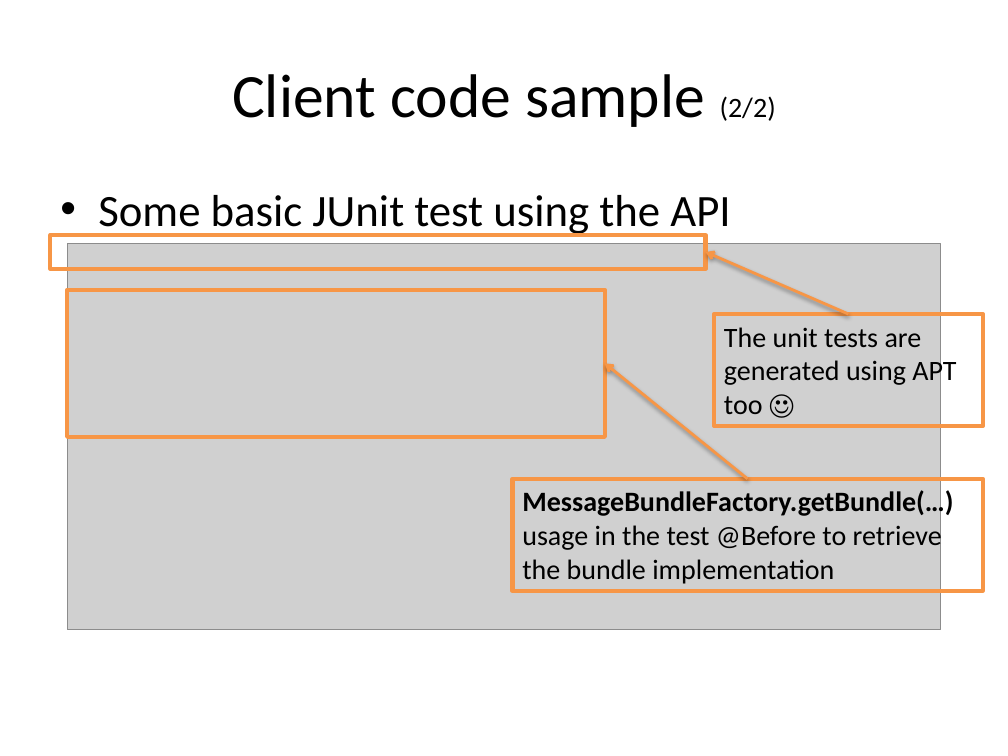
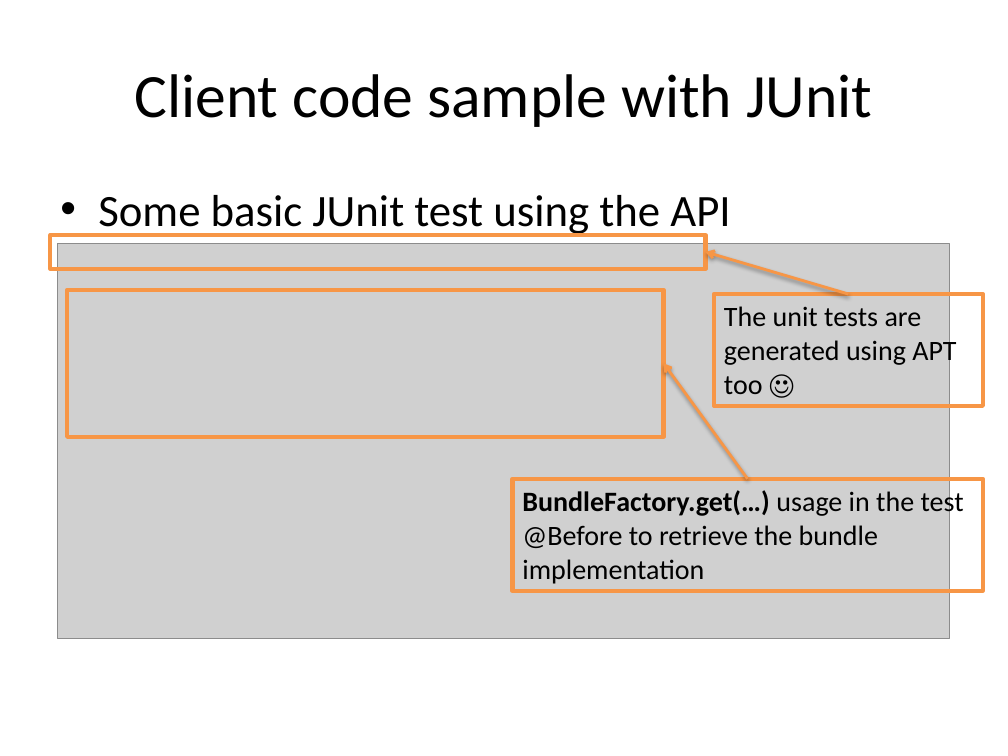
Before and after one commit to dbaeli/ez18n, a slide deck: slide 10 of ez18n-slides/javaone-2012/ez18n_javaone2012_tech.pptx. Drawn at 1008x756 pixels with LibreOffice and Linux fonts; fonts in the diff are those of the drawing; grey boxes stand for pictures; background and template pictures are left out. Boxes give left, top, right and bottom in pixels: in the first picture for what was removed or moved away, otherwise in the second. Text is boxed around its words. In the diff, an @@ line names an element or a change of style, - is before the commit and + after.

```diff
--- a/ez18n-slides/javaone-2012/ez18n_javaone2012_tech.pptx
+++ b/ez18n-slides/javaone-2012/ez18n_javaone2012_tech.pptx
@@ title at [134, 74, 872, 127]: text changed @@
-Client code sample (2/2)
+Client code sample with JUnit
@@ picture: place and size @@
-picture at [68, 244, 941, 630]
+picture at [57, 244, 950, 639]
@@ arrow moved from (849, 314) - (706, 252) to (849, 294) - (706, 252) @@
@@ rectangle: place and size @@
-rectangle at [68, 290, 605, 437]
+rectangle at [68, 290, 664, 437]
@@ rectangle "The unit tests are generated ...": place and size @@
-rectangle "The unit tests are generated ..." at [714, 314, 983, 426]
+rectangle "The unit tests are generated ..." at [714, 294, 983, 406]
@@ arrow moved from (748, 479) - (605, 363) to (748, 479) - (663, 363) @@
@@ text in rectangle at [522, 488, 964, 584]: text changed @@
-MessageBundleFactory.getBundle(…) usage in the test @Before to retrieve the bundle implementation
+BundleFactory.get(…) usage in the test @Before to retrieve the bundle implementation
```
Also in this commit, not shown: 9 other slides changed, 1 slide added, 6 other files.
